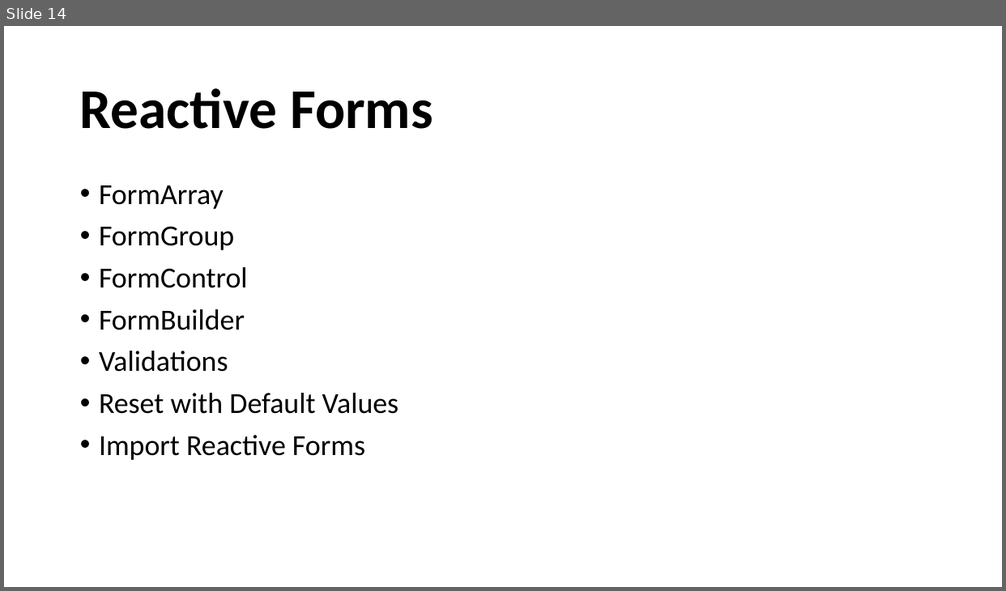
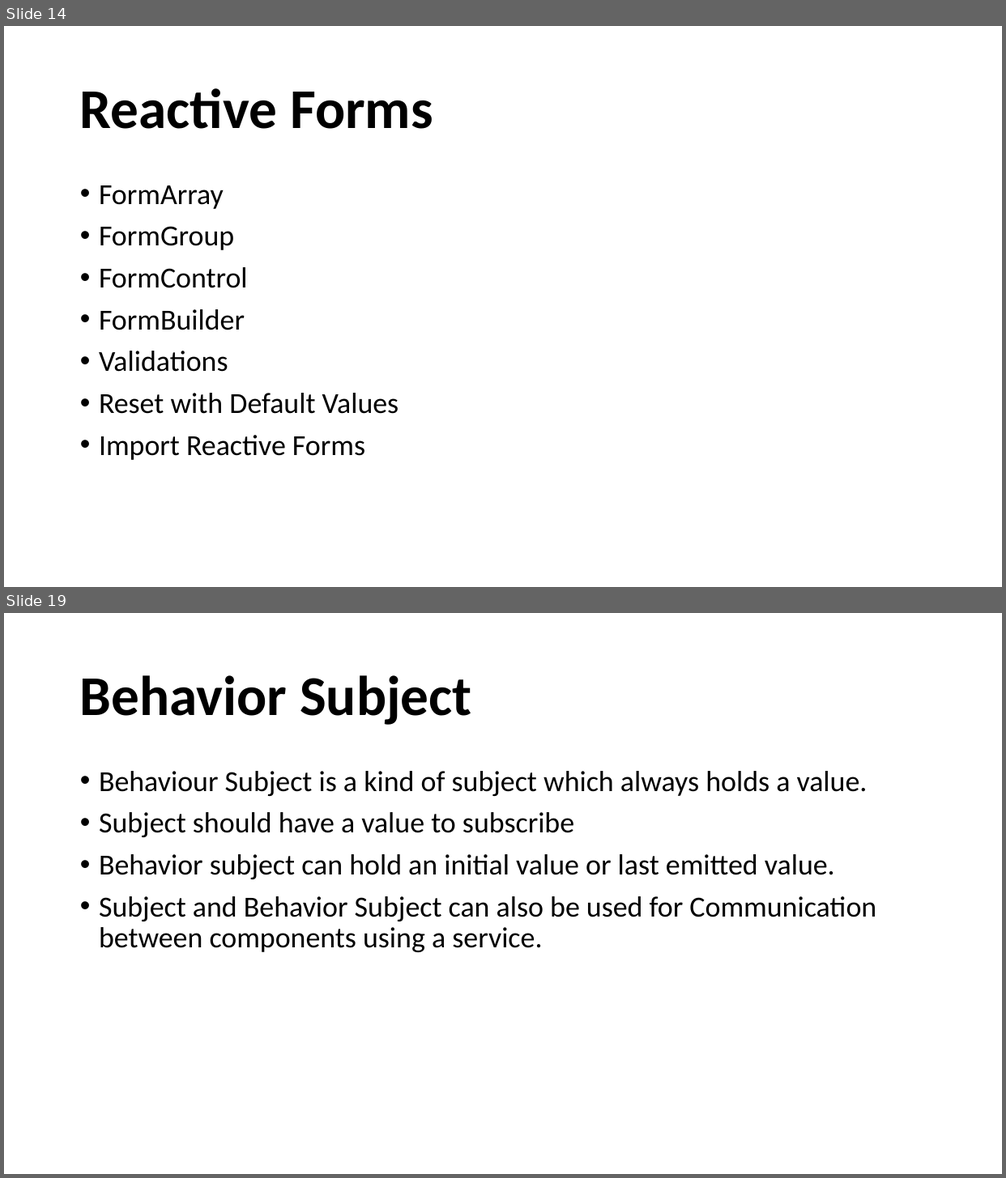
Before and after one commit to raharshi/angular-kh, a slide deck: src/assets/AngularByRaharshi.pptx. Shown one above the other, each under a label of ours: slide 14 before the commit, slides 14 and 19 after it; the slides between them are not shown. The pictures are 1006x591 and 1006x1178 pixels, drawn with LibreOffice and Linux fonts; fonts in the diff are those of the drawing; background and template pictures are left out. Boxes give left, top, right and bottom in pixels: in the first picture for what was removed or moved away, otherwise in the second. Text is boxed around its words. In the diff, an @@ line names an element or a change of style, - is before the commit and + after.

Commit message:
service, Http service, Observables & Promises

```diff
--- a/src/assets/AngularByRaharshi.pptx
+++ b/src/assets/AngularByRaharshi.pptx
@@ slide 19 added at [4, 613, 1002, 1174], background picture (left out) @@
@@ title added at [80, 675, 471, 725], 54 pt, text #000000, bold @@
+Behavior Subject
@@ text added at [99, 771, 876, 952], 28 pt, text #000000 @@
+• Behaviour Subject is a kind of subject which always holds a value.
+• Subject should have a value to subscribe
+• Behavior subject can hold an initial value or last emitted value.
+• Subject and Behavior Subject can also be used for Communication between components using a service.
```
Also in this commit, not shown: 7 other slides added, 1 slide removed, 16 other files.
